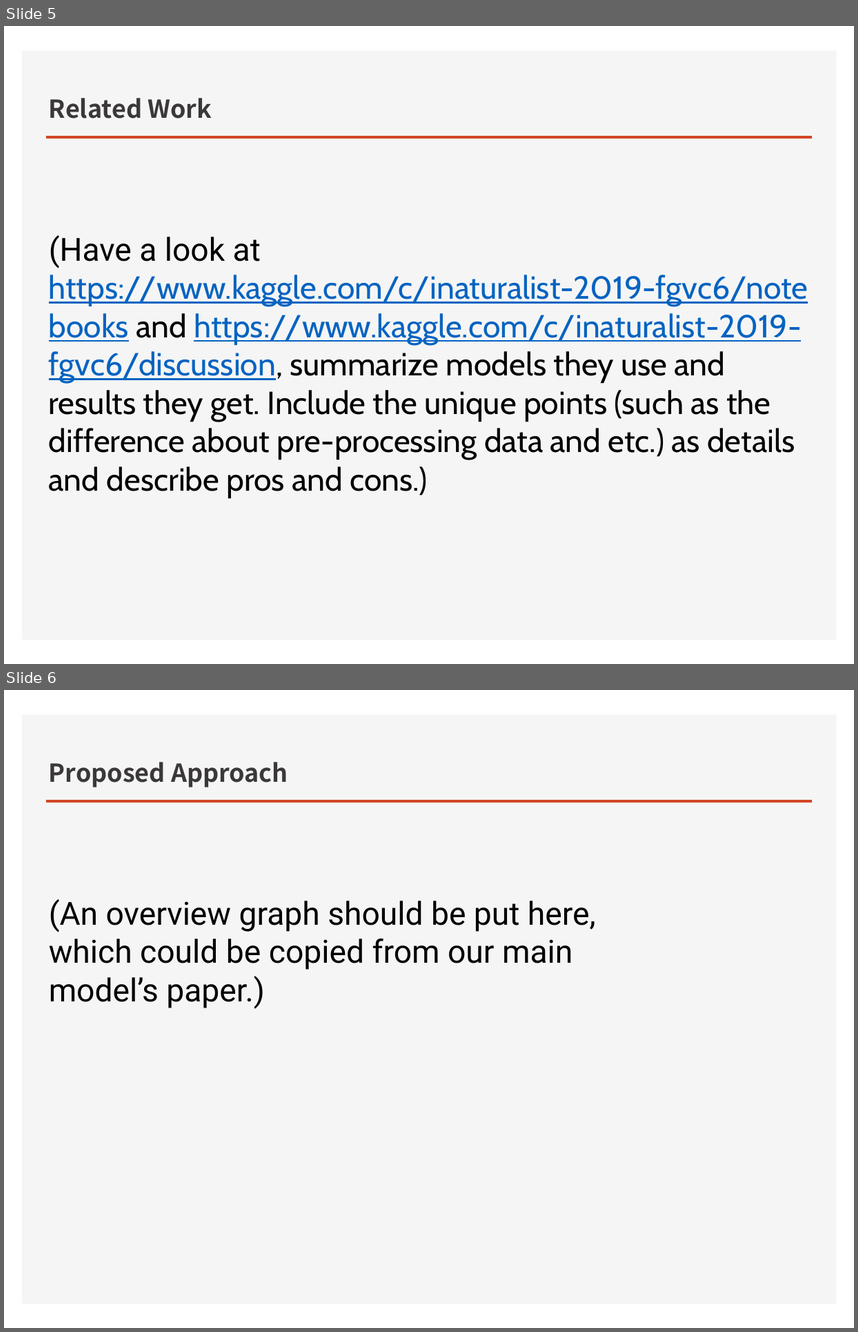
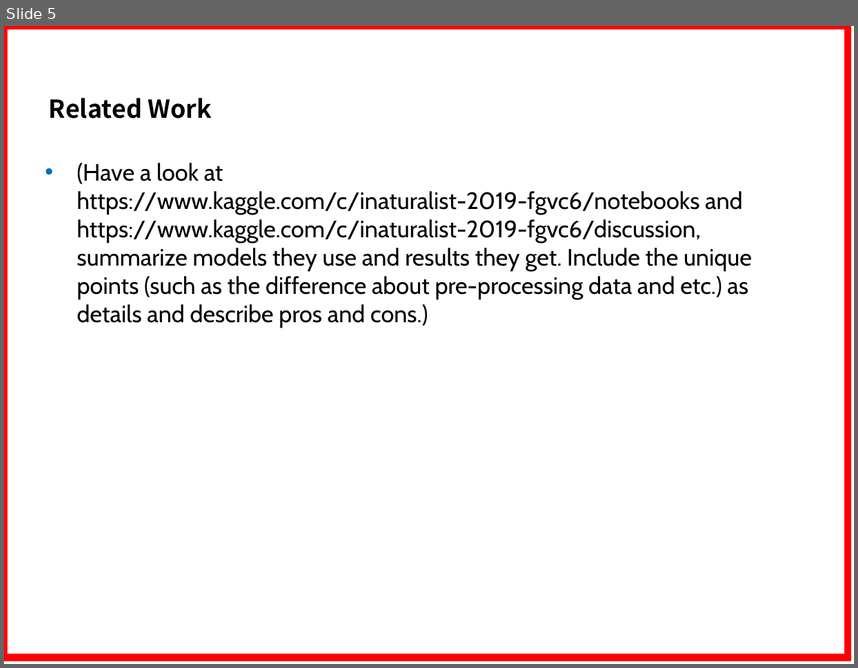
Before and after one commit to kimbold/VRDL_2019, a slide deck: Final project/Final_presentation.pptx. Shown one above the other, each under a label of ours: slides 5 and 6 before the commit, slide 5 after it. The pictures are 858x1332 and 858x668 pixels, drawn with LibreOffice and Linux fonts; fonts in the diff are those of the drawing; background and template pictures are left out. Boxes give left, top, right and bottom in pixels: in the first picture for what was removed or moved away, otherwise in the second. Text is boxed around its words. In the diff, an @@ line names an element or a change of style, - is before the commit and + after.

```diff
--- a/Final project/Final_presentation.pptx
+++ b/Final project/Final_presentation.pptx
@@ slide 6 removed at box(4, 690, 854, 1328), background #FFFFFF; not listed: 2 template elements that a slide beside it also shows @@
@@ title removed at box(49, 762, 288, 787) @@
-Proposed Approach
@@ text removed at box(49, 899, 596, 1009) @@
-(An overview graph should be put here, which could be copied from our main model’s paper.)
@@ slide 5 changed as well @@
@@ rectangle added at box(4, 26, 848, 657), outline #FF0000 6 pt @@
@@ rectangle removed at box(22, 51, 836, 640) @@
@@ title "Related Work" at box(49, 98, 212, 118): text colour #3B3838 to #000000 @@
@@ line removed from (47, 137) to (811, 137) @@
@@ text "(Have a look at https://www.kaggle.com/c/inaturalist-2019-fg ...": place and size @@
-text "(Have a look at https://www.kaggle.com/c/inaturalist-2019-fg ..." at box(49, 235, 809, 497)
+text "(Have a look at https://www.kaggle.com/c/inaturalist-2019-fg ..." at box(77, 163, 752, 328)
@@ text "(Have a look at https://www.kaggle.com/c/inaturalist-2019-fg ..." at box(77, 163, 752, 328): size 27 to 20 pt; font Roboto to Cabin in "(Have a look at"; text colour #0563C1 to #000000, underline off in "https://www.kaggle.com/c/inaturalist-2019-fgvc6/notebooks ht ..."; bullet none to • @@
```
Also in this commit, not shown: 4 other slides changed, 8 slides added, 9 other slides removed, 1 other file.
